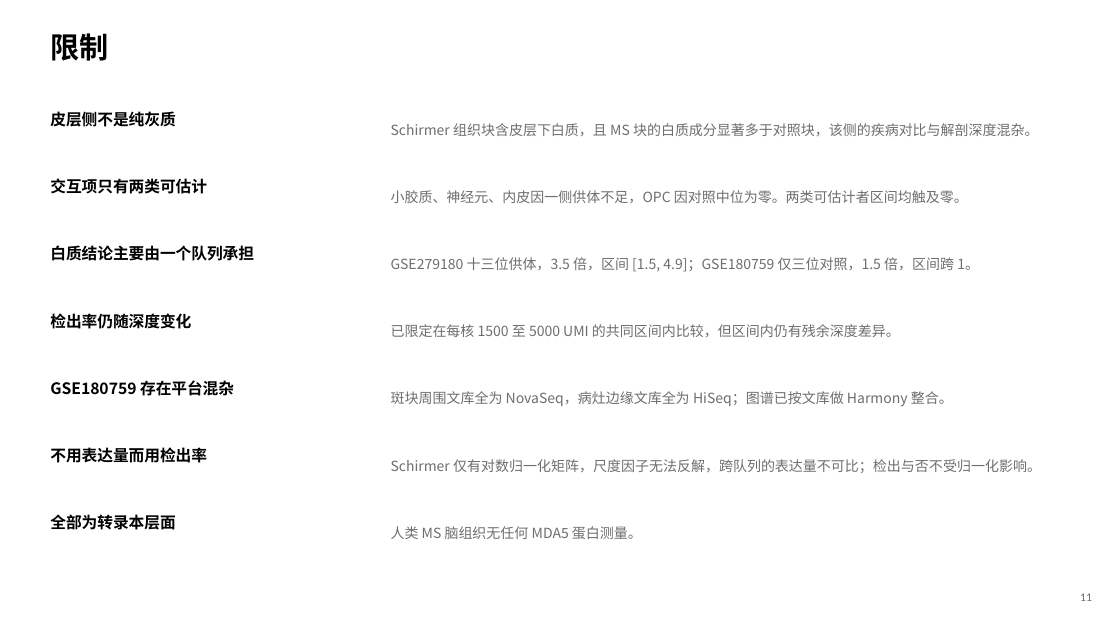
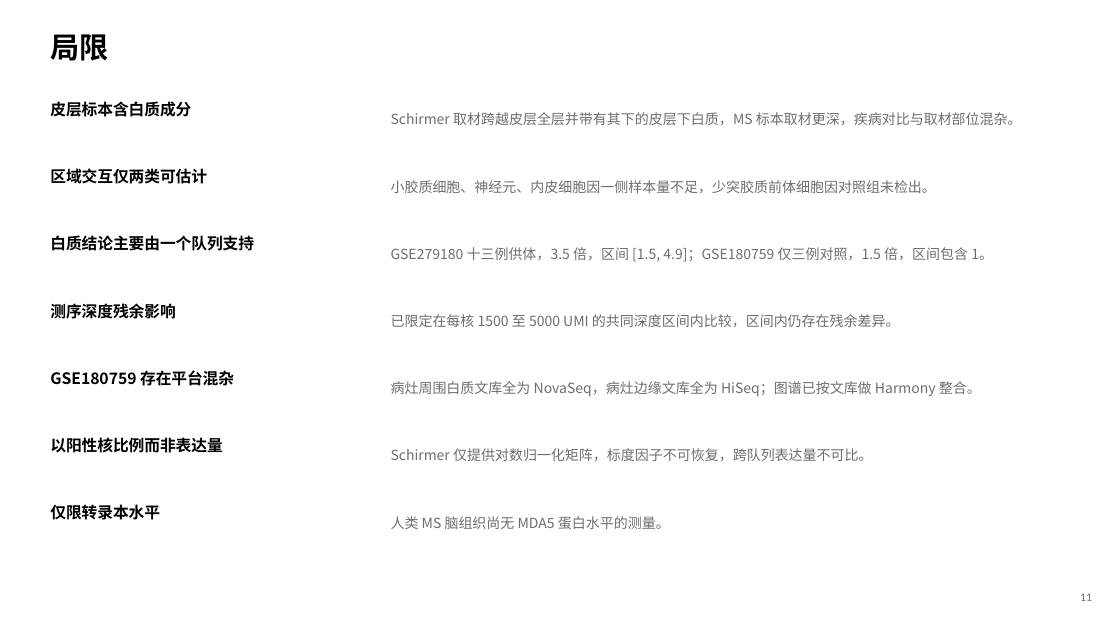
Before and after one commit to 7c96bzczcj-prog/aaa, a slide deck: slide 12 of results/mda5/MDA5_IFIH1_人脑与MS.pptx. Drawn at 1120x630 pixels with LibreOffice and Linux fonts; fonts in the diff are those of the drawing. Boxes give left, top, right and bottom in pixels: in the first picture for what was removed or moved away, otherwise in the second. Text is boxed around its words. In the diff, an @@ line names an element or a change of style, - is before the commit and + after.

```diff
--- a/results/mda5/MDA5_IFIH1_人脑与MS.pptx
+++ b/results/mda5/MDA5_IFIH1_人脑与MS.pptx
@@ text at bbox=[50, 34, 108, 61]: text changed @@
-限制
+局限
@@ text at bbox=[50, 101, 191, 117]: text changed @@
-皮层侧不是纯灰质
+皮层标本含白质成分
@@ text at bbox=[391, 112, 1022, 125]: text changed @@
-Schirmer 组织块含皮层下白质，且 MS 块的白质成分显著多于对照块，该侧的疾病对比与解剖深度混杂。
+Schirmer 取材跨越皮层全层并带有其下的皮层下白质，MS 标本取材更深，疾病对比与取材部位混杂。
@@ text at bbox=[50, 168, 207, 184]: text changed @@
-交互项只有两类可估计
+区域交互仅两类可估计
@@ text at bbox=[391, 180, 936, 193]: text changed @@
-小胶质、神经元、内皮因一侧供体不足，OPC 因对照中位为零。两类可估计者区间均触及零。
+小胶质细胞、神经元、内皮细胞因一侧样本量不足，少突胶质前体细胞因对照组未检出。
@@ text at bbox=[50, 235, 254, 251]: text changed @@
-白质结论主要由一个队列承担
+白质结论主要由一个队列支持
@@ text at bbox=[391, 247, 993, 262]: text changed @@
-GSE279180 十三位供体，3.5 倍，区间 [1.5, 4.9]；GSE180759 仅三位对照，1.5 倍，区间跨 1。
+GSE279180 十三例供体，3.5 倍，区间 [1.5, 4.9]；GSE180759 仅三例对照，1.5 倍，区间包含 1。
@@ text at bbox=[50, 303, 175, 319]: text changed @@
-检出率仍随深度变化
+测序深度残余影响
@@ text at bbox=[391, 314, 900, 327]: text changed @@
-已限定在每核 1500 至 5000 UMI 的共同区间内比较，但区间内仍有残余深度差异。
+已限定在每核 1500 至 5000 UMI 的共同深度区间内比较，区间内仍存在残余差异。
@@ text "GSE180759 存在平台混杂": place and size @@
-text "GSE180759 存在平台混杂" at bbox=[50, 380, 234, 396]
+text "GSE180759 存在平台混杂" at bbox=[50, 370, 234, 386]
@@ text at bbox=[391, 381, 981, 396]: text changed @@
-斑块周围文库全为 NovaSeq，病灶边缘文库全为 HiSeq；图谱已按文库做 Harmony 整合。
+病灶周围白质文库全为 NovaSeq，病灶边缘文库全为 HiSeq；图谱已按文库做 Harmony 整合。
@@ text at bbox=[50, 437, 222, 453]: text changed @@
-不用表达量而用检出率
+以阳性核比例而非表达量
@@ text at bbox=[391, 448, 873, 461]: text changed @@
-Schirmer 仅有对数归一化矩阵，尺度因子无法反解，跨队列的表达量不可比；检出与否不受归一化影响。
+Schirmer 仅提供对数归一化矩阵，标度因子不可恢复，跨队列表达量不可比。
@@ text at bbox=[50, 504, 160, 520]: text changed @@
-全部为转录本层面
+仅限转录本水平
@@ text at bbox=[391, 516, 670, 529]: text changed @@
-人类 MS 脑组织无任何 MDA5 蛋白测量。
+人类 MS 脑组织尚无 MDA5 蛋白水平的测量。
```
Also in this commit, not shown: 9 other slides changed, 2 slides added, 2 slides removed, 16 other files.
